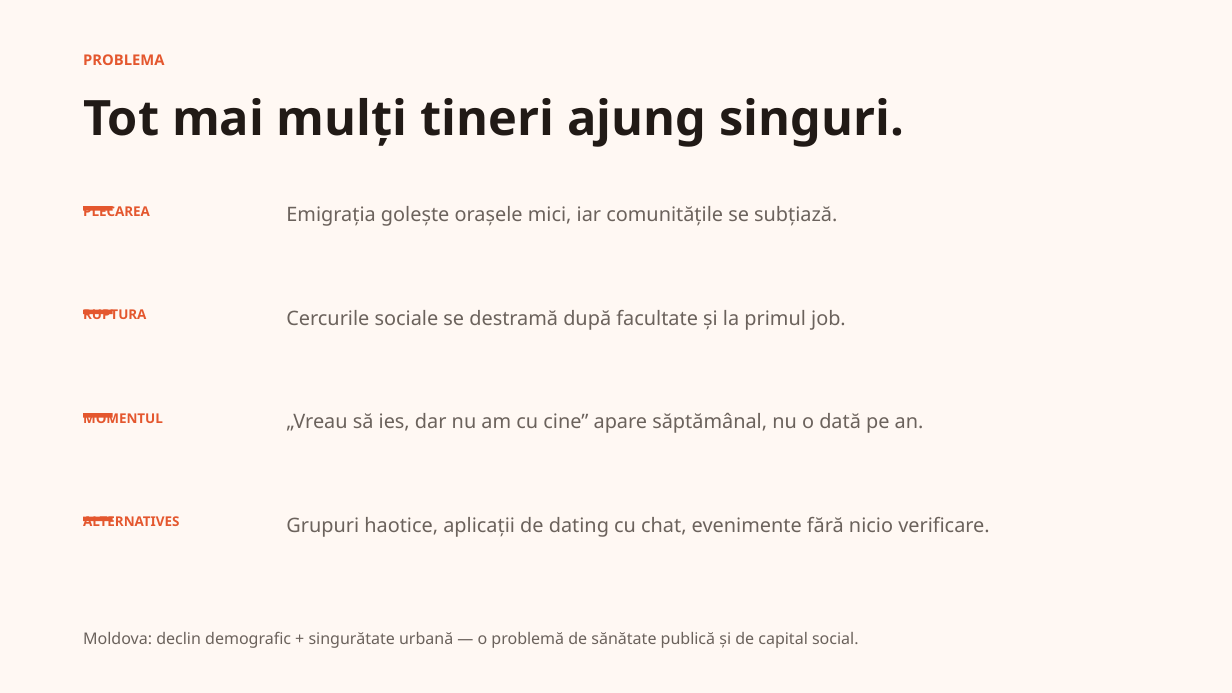
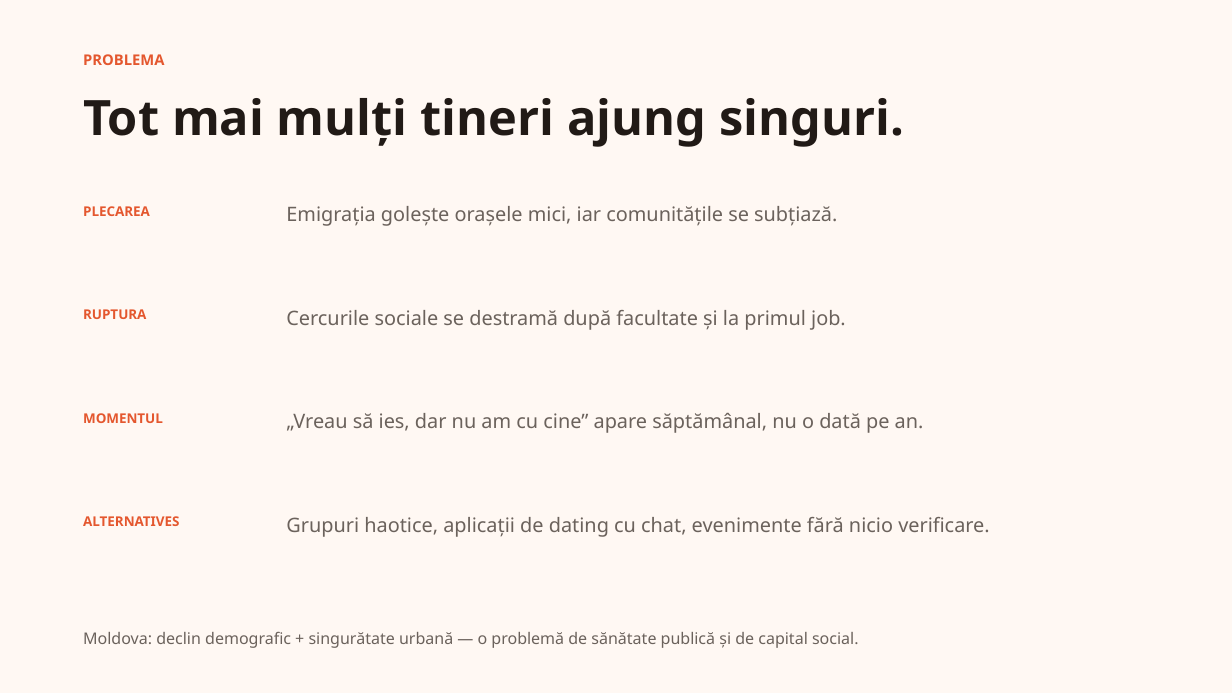
Before and after one commit to wyktron/partikip-materials, a slide deck: slide 2 of partikip-pitch-deck.pptx. Drawn at 1232x693 pixels with LibreOffice and Linux fonts; fonts in the diff are those of the drawing. Boxes give left, top, right and bottom in pixels: in the first picture for what was removed or moved away, otherwise in the second. Text is boxed around its words. In the diff, an @@ line names an element or a change of style, - is before the commit and + after.

Commit message:
Narrated trailer (ElevenLabs v3) + fixed deck slide 2

```diff
--- a/partikip-pitch-deck.pptx
+++ b/partikip-pitch-deck.pptx
@@ rectangle removed at [83,206,113,211] @@
@@ rectangle removed at [83,310,113,314] @@
@@ rectangle removed at [83,413,113,418] @@
@@ rectangle removed at [83,517,113,521] @@
```
Also in this commit, not shown: 4 other files.
